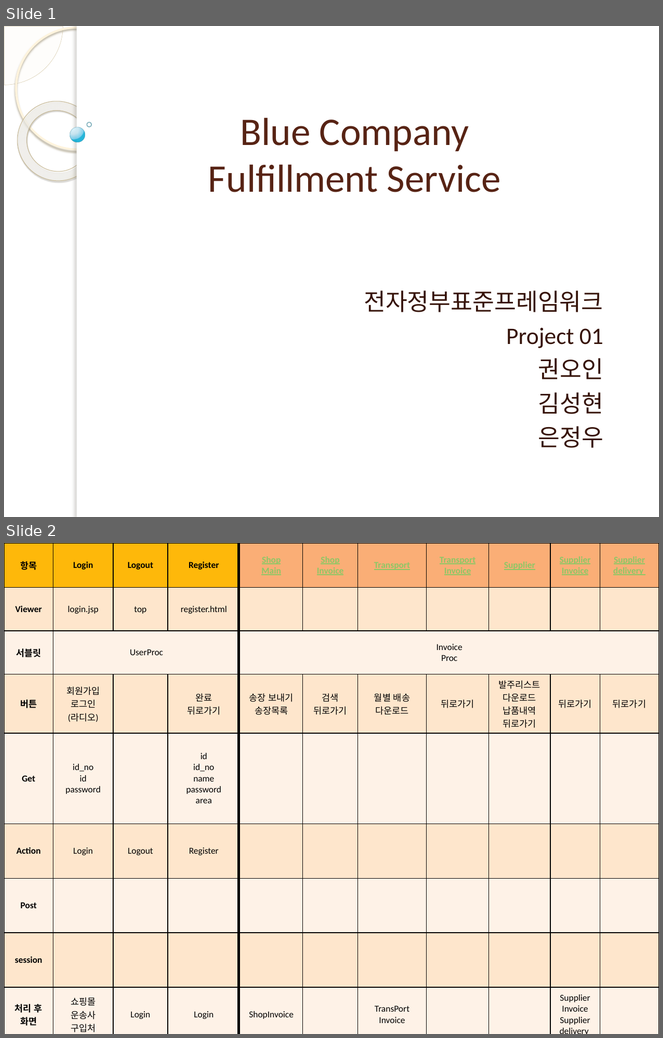
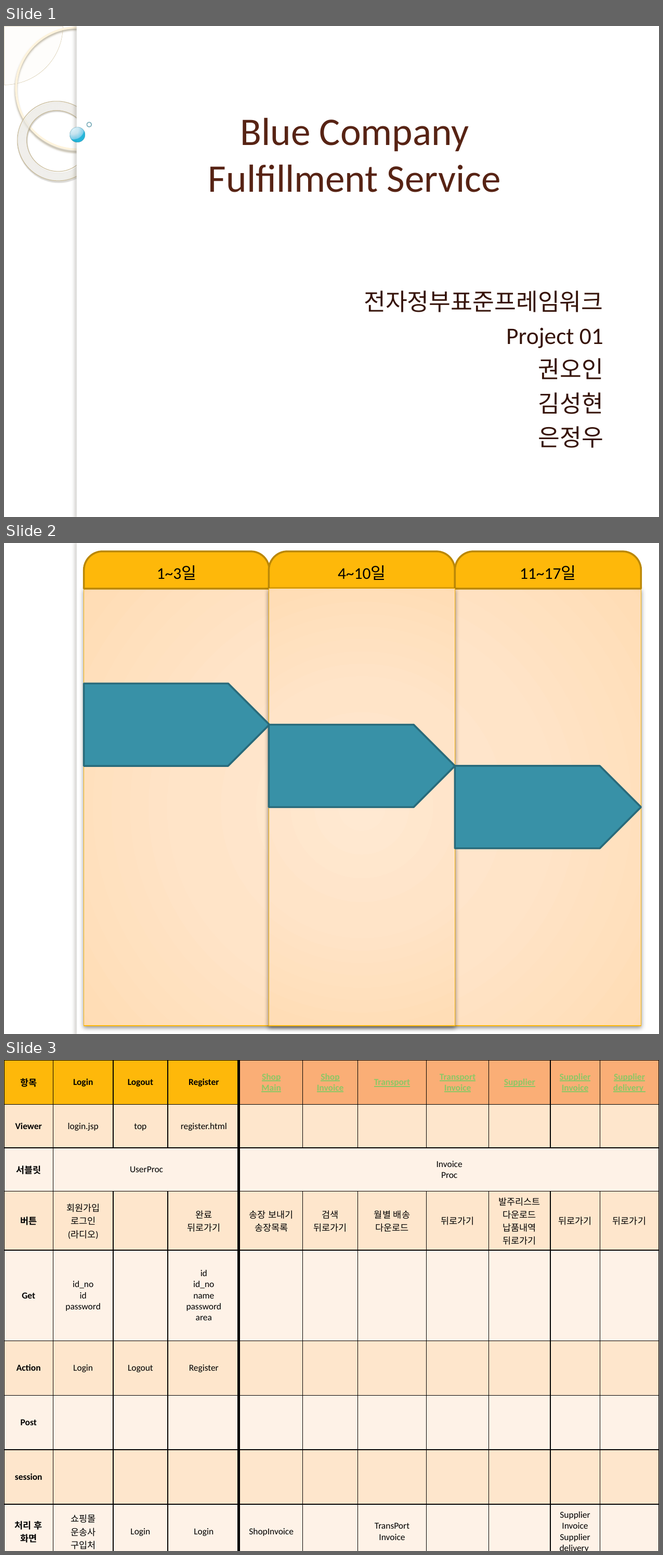
Before and after one commit to lx9203/fulfillmentBlue, a slide deck: 프레젠테이션1.pptx. Shown one above the other, each under a label of ours: slides 1 and 2 before the commit, slides 1, 2 and 3 after it. The pictures are 663x1038 and 663x1555 pixels, drawn with LibreOffice and Linux fonts; fonts in the diff are those of the drawing; background and template pictures are left out. Boxes give left, top, right and bottom in pixels: in the first picture for what was removed or moved away, otherwise in the second. Text is boxed around its words. In the diff, an @@ line names an element or a change of style, - is before the commit and + after.

Commit message:
PPT 0502 15:51

```diff
--- a/프레젠테이션1.pptx
+++ b/프레젠테이션1.pptx
@@ slide 2 added at (x1=4, y1=543, x2=659, y2=1034), background picture (left out); not listed: 1 template element that a slide beside it also shows @@
@@ group added at (x1=84, y1=551, x2=641, y2=1027): 3 round same rects, 1 rectangle @@
+1~3일
+4~10일
+11~17일
@@ rectangle added at (x1=269, y1=589, x2=455, y2=1027), fill gradient #FFE9D3 to #FFE5C9 to #FFDDB7 to #FFDBB2, outline #FEB80A 0.75 pt @@
@@ pentagon arrow added at (x1=84, y1=684, x2=269, y2=767), fill #3891A7, outline #296B7C 2 pt @@
@@ pentagon arrow added at (x1=269, y1=724, x2=455, y2=807), fill #3891A7, outline #296B7C 2 pt @@
@@ pentagon arrow added at (x1=455, y1=766, x2=641, y2=848), fill #3891A7, outline #296B7C 2 pt @@
@@ what was slide 2 is now slide 3 @@
```
